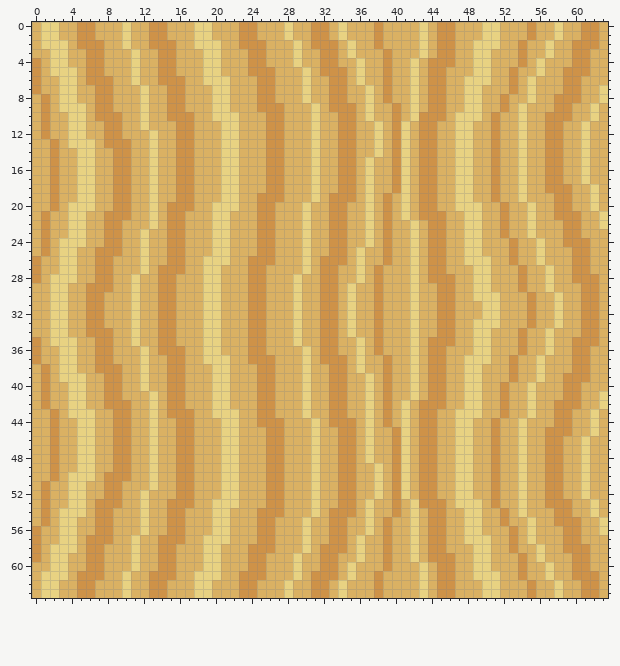
One commit to this pixel-art file: AsepriteSourceFiles/BlankSand.aseprite. This is how it looked before the edit.
64x64 pixels, 1 frame.
Once edited:
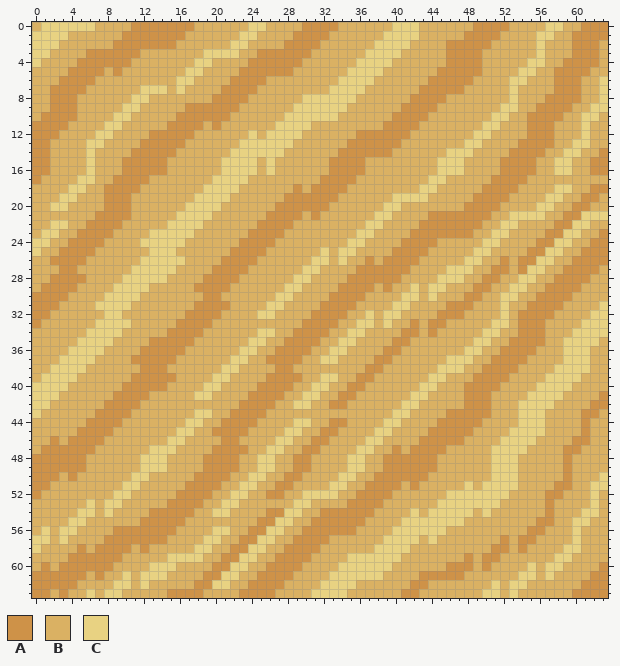
Palette (. is transparent): A #ce9248  B #dab163  C #e8d282
What changed:
Changed rows in their new state; - is an unchanged pixel.
first column x 0:
 0 ---CCCC---BAA--AAABB---BCC--B-A--AB---B-CCCB-BB--AAAA--B-C-----A
 1 C--C-BB---AAA--AA-BB---CC---BAA---B---BCCCCB-BB-AAAA---BCCB-A--A
 2 C--B-BBB-AAAA-----BBB-CCBB--AAA-BB-B--CCCC-B-B-AAAAB--B-CB------
 3 CCBB----AAAA--BB-----CC-B-AAAAA-BB-B-CCCC--B-B-AAAB---B-CB----A-
 4 C-BB-A--AAAB--BB--C-B-----AAAA--BB---CCC--B-BB-AAAB---BC---A--A-
 5 B-BBAA---A-B--BB-CCBB--A---AA-B-BBBC-CCB--B-B-AAAAB--BCCB-A-----
 6 B--AAA-BB--B--BBCC-BBBAAA-B---B--BCC-C-B--B---AAABB--CCB--A----C
 7 B-AAAA-BB----CCBC---BAAAABB---B--CCCCB-B--BA--AABB---C-B--A-----
 8 -BAAA--BB--C---BB---AAAA-BB----CCCCC-B-B--AA----BB--BC-B-A------
 9 -BAAAB-BB-CCB--BBAAAAAA--BBB-CC-CCCB-B--BAAA-B--BB--CCB-AA-----C
10 --AAAB-BBCC-B--B--AAAAB---BBCCC-CCBB-B---AA-BB-BBB-CC-BAA--B-C--
11 A-AABB--CC--B--A--A-ABB---BCCCCB--BB--BA-AABB--BB-CC--BAA-B-----
12 A-A-BB-CCB---AAA-----BB-C-CCCC-B--BBAAAA-A-BB--BBCCB--BAA-B-----
13 AAB-BB-CBBB-AAAA-B---BBCCCCCC--B--B-AAAA-B-BB--B-C-B--AAA-B-C---
14 AAB--B---BBAAAAABB---B-CCCCC---B----AAAABB-BB-C----B-AAAABBCCB-A
15 AAB--B---B-AAAA-BB-----CC-CB---B-A--AB--BB-BBCC-B--BAAAA-BCC-BAA
16 AAB--B---B-AAAA-BB-----CC-CB---B-A--AB--BB-BBCC-B--BAAAA-BCC-BAA
17 A-B--------AAB--BB--C--C--BB---BAA---B--BB-BCC-BB---AAA--BB--B--
18 --B-C-B-A--A-B--BB-CC-----BB-A-AAA-B-B--BB-CC--BB-A-AAB--BCC--AA
19 --BCCBB-A----B--BBCCC-B--BBBAAAAA-BB-B-BC-CCB--BBAA-A-B--CCB-AA-
20 --CCBBB-A----B-BBCCC-BB--BBAAAAAABB--B-CCB-BB--BAAAAB--BCCBBAAB-
21 -B--BB-A-----B-BCCCCBB---B-AAABA-BB--BCC-B-B--AAAAA-BCC-C-B--CC-
22 -BCCBBAA-----B-CCCC-BB-----AA-B--BB---CB--BA--AAAA--CC-B--A-CC-B
23 -CC-BAAA-B--BCCCCC--BB--A--A--B--BB-C--B--AA--AAAB-CC--B-AACC--A
24 CC-BAAAABB---CCCC---BB-AA-----B--BBCCB-B-AAA-B--BBCC-B--AACCBBAA
25 CB-AAAABBB--BCCCB---BBAAA-B---B-CBCCB--BAAAABB--B-C--B-AACC-B-AA
26 B-AAAA-BB----CCCC--BBAAA-BB---BCCBC-BA--AAA-BB----B-ABAA-C----AA
27 B--AA--BB--C-CCCB--BAAAABB-----CBB--AA-AAAB-BBCCCBBAA--CCB-A--A-
28 B-AAAA-BB-C-CCCB---AAAA-BB----C-BB-AAA-AA-B-BCCC-BAA--CC-BAA--B-
29 -AAAA-BBBCC-C-BB--AAAA--BB--C---BBAAAABA----CCB--AA--CC--AAAABB-
30 AAAA--BBCCC---BB---AA---BB-CCB--B-AAA-B--C--CBB-AABBCC-BAAAA-BB-
31 AAAB--BCCCCB--BB--AAAA--BBCC-B----AA--B-CCB--B-AA-BBC---AAA--BBC
32 AABB--BBCC-B--BB-AAAA---BCC--B-A--AB-CBCC-B----A--BBC-A-AAB--BCC
33 A-BB--BCCCCB--BBAAAAB---BB---BAA---BCCBC--A-A-B--BB-C-A-A-B--CCC
34 --BB--CCCC-B--B-AAABB---BCC--AAA-B--C-B--AA-ABB--B-C---AAB--CCCC
35 B-BBBCCCC--B-A--AA-BB---CC--AAAABBCCB-B-AAB-BBB------A-AAB-CCCC-
36 B--B-CCCB---AA-----BB--CCB-AAAA-BCC-B-BAA-B-BB--C-B-AA-A-B-CCC--
37 B----CCBB--AAAA-B--BBBCCBB-AAAB-CCB-B-A---B-BBCC-BBAA-A-B--CCC--
38 -BC--C-BBB--AAABB---B-C--BBAA-B--BB-BAAB--B-BCCCBBAAA---B-CCCC--
39 -CC--B--BB-AAAA-B--------B-AAAB-CCB-AA-B--B-CC--BAAAAB--BCCCCB--
40 CCCCBB--BBAAAAABB--C-B-----AA-BCCBBAAB-B--BCCB--AAAAB--BCCCCB---
41 CCC-BB--B-AAAB-BB-CCBB--A--A---C-B-A-B-B---CBB--AAA-B---CCCBB--A
42 CC--BB-----A-B-BB---BB-AA----C-------B-B--CBBB--AAA-B-C-CCBBB-AA
43 C-B-BBBAA----B-BBBCCBBAAA-B---B--BB--B-BC--BB-AAAAA-B-C-C-BB-AA-
44 --B--BAAA-B--B--BCC--AAAABBB-CCB---B-B-CCB-BBAAAAA-B---CC-BB-AB-
45 --B--AAAABB--B--CC--AAAA--BBCC-BAABB-BCCBB-B-AAAA--B-C-CCBBB-AB-
46 ----AAAA-BB--B-CCB---AA---BCC--AA-BB--C-BB---AAAB--BCC-C-BB-AA--
47 -A-AAAA--BB---CCBB--AAAA--CC--AA--BBC----BA--A-BB--CCC---BBAAB--
48 AA-AAAB--BB-C-C-BB-AAAA--CCB-AAB--BCCB-A-AA----BB--CCCB--BBA-B--
49 AA-AAAB--BB-C-C-BB-AAAA--CCB-AAB--BCC-BA-AA----BB--CCCB--BBA-B--
50 AA--ABB-BBBCCB--BBAAAAB-CCBBAA-B--CC--AA-AA-B--BB--CCCB--BBA-B-C
51 A---BB--BBCC-B--B-AAABBCC-B-A--B-CCB-AAA-BABB--B--CCCCB--B-A-BCC
52 AB--BB--BCC-B-----AA-B-C------C-CCBBAAAABB-BB-C--CCCC-B------BC-
53 -B--BBCBCC--B-----A-B-----BB-CCB--B-AAA-B-BBBCC---CC--B---BB----
54 -B-BB-CBC---BAA--A-------B--CC-BA---AA--B---CCCC-BC-B-B--ABB-C--
55 -B-B-C-BB---AAA-----BB-----CC-BAA--AAB-B-C-CCCCCBB--B--BAABBCC-B
56 BC-----BBAAAAAA-B-------A-CC--AAA--A-B-BCC-CCC--BB---B-AA--BC--B
57 CC--B-BB-AAAAA-BB----B-AACC--AAAABB-B--CCC--CB--BBB-ABAA---BC---
58 C-BBBAB-AAABA-BB--C-B-AACCB-AAAABBB-B-CCCCB-BB---BBAABA-B--CCB--
59 B-BBAA--AA-B--BCCCCBBAACCB-AAAA-BB-C-CCCC-B-BBB-ABAA--B-B-CCBB--
60 -ABAAA--A--B-CCC---BAACCBBAAAA--BBC-CCCC---B-B-AABA---BC--C-BB-A
61 AAAAA-B-----CCCB--BAACCBB-AAAB-BBCC-CCC----AA--A-BBB--CC----BB-A
62 AAAAABB--C--CBB---AACC-B-AAAB--BCC-C--B---AA-BB---B--CCB--B----A
63 AABA-BC-CCB--BBAAAAB-----AA-B--CCC----B--AAB-BB------C-B--B-A--A
